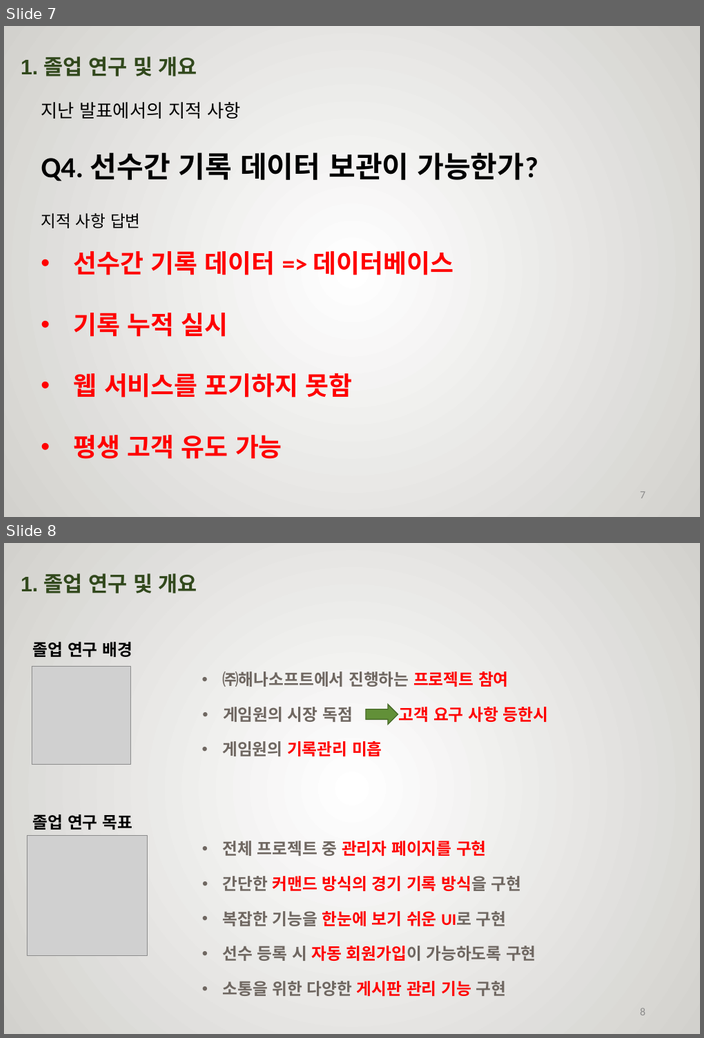
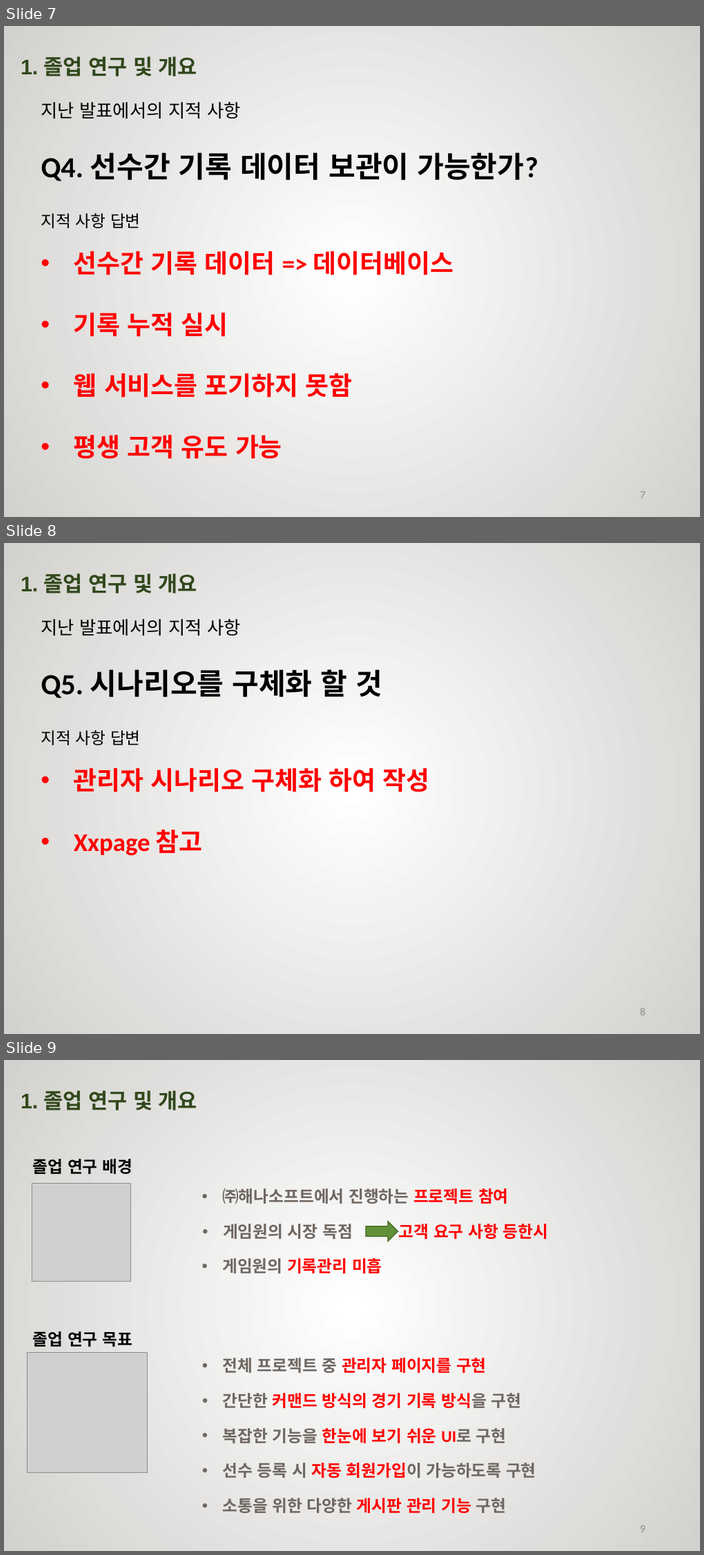
Before and after one commit to rimbong/Webengers, a slide deck: resources/졸작설계서.pptx. Shown one above the other, each under a label of ours: slides 7 and 8 before the commit, slides 7, 8 and 9 after it. The pictures are 704x1038 and 704x1555 pixels, drawn with LibreOffice and Linux fonts; fonts in the diff are those of the drawing; grey boxes stand for pictures; background and template pictures are left out. Boxes give left, top, right and bottom in pixels: in the first picture for what was removed or moved away, otherwise in the second. Text is boxed around its words. In the diff, an @@ line names an element or a change of style, - is before the commit and + after.

```diff
--- a/resources/졸작설계서.pptx
+++ b/resources/졸작설계서.pptx
@@ slide 8 added at (x1=4, y1=543, x2=700, y2=1034), background picture (left out) @@
@@ text added at (x1=21, y1=573, x2=197, y2=593), 40 pt, text #31481C, bold @@
+1. 졸업 연구 및 개요
@@ text added at (x1=41, y1=619, x2=240, y2=635), 20 pt, text #000000 @@
+지난 발표에서의 지적 사항
@@ text added at (x1=41, y1=669, x2=382, y2=698), 32 pt, text #000000, bold @@
+Q5. 시나리오를 구체화 할 것
@@ text added at (x1=41, y1=730, x2=141, y2=745), 18 pt, text #000000 @@
+지적 사항 답변
@@ text added at (x1=74, y1=768, x2=430, y2=856), 28 pt, text #FF0000, bold @@
+• 관리자 시나리오 구체화 하여 작성
+• Xxpage 참고
@@ page number added at (x1=639, y1=1007, x2=645, y2=1015), 12 pt, text #8C8C8C @@
+8
@@ what was slide 8 is now slide 9 @@
@@ page number at (x1=639, y1=1525, x2=645, y2=1532): text changed @@
-8
+9
```
Also in this commit, not shown: 2 other slides added.
